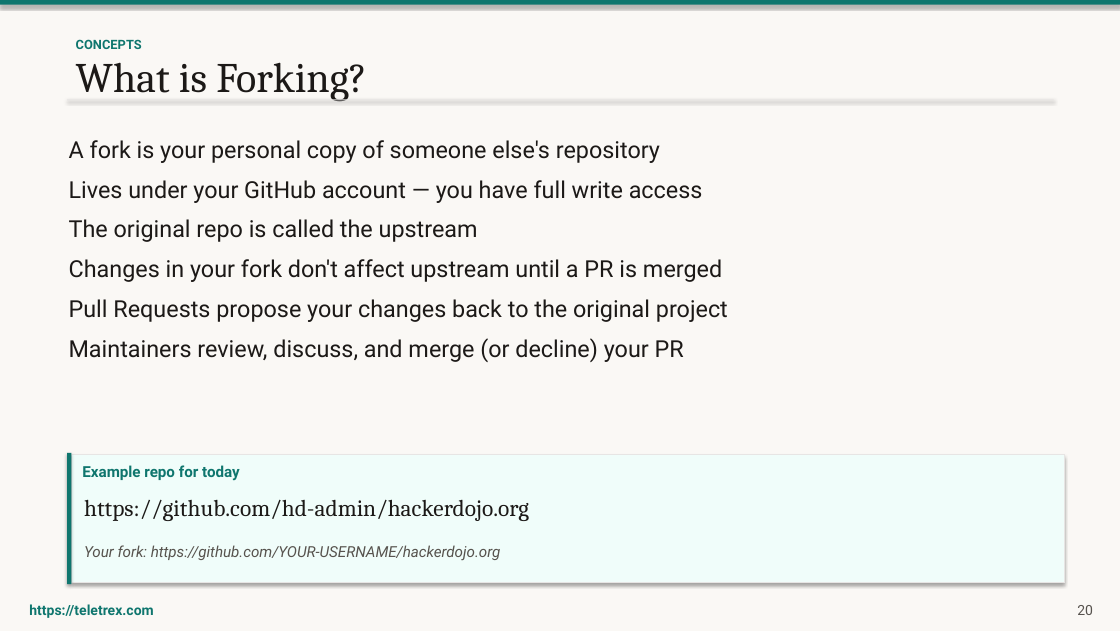
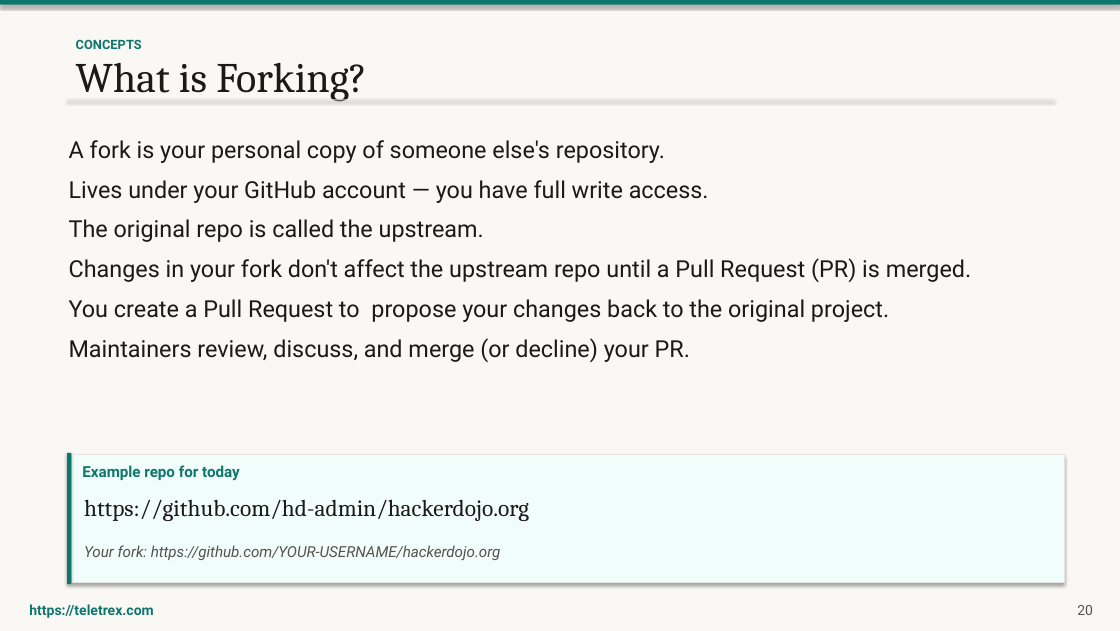
Before and after one commit to louisroehrs/github-pages-training, a slide deck: slide 24 of slides/GitHub-Pages-Training.pptx (slide 21 before the commit). Drawn at 1120x631 pixels with LibreOffice and Linux fonts; fonts in the diff are those of the drawing. Boxes give left, top, right and bottom in pixels: in the first picture for what was removed or moved away, otherwise in the second. Text is boxed around its words. In the diff, an @@ line names an element or a change of style, - is before the commit and + after.

```diff
--- a/slides/GitHub-Pages-Training.pptx
+++ b/slides/GitHub-Pages-Training.pptx
@@ text at <box>69,140,971,362</box>: text changed @@
-A fork is your personal copy of someone else's repository
-Lives under your GitHub account — you have full write access
-The original repo is called the upstream
-Changes in your fork don't affect upstream until a PR is merged
-Pull Requests propose your changes back to the original project
-Maintainers review, discuss, and merge (or decline) your PR
+A fork is your personal copy of someone else's repository.
+Lives under your GitHub account — you have full write access.
+The original repo is called the upstream.
+Changes in your fork don't affect the upstream repo until a Pull Request (PR) is merged.
+You create a Pull Request to propose your changes back to the original project.
+Maintainers review, discuss, and merge (or decline) your PR.
```
Also in this commit, not shown: 16 other slides changed, 13 slides added, 2 other files.
